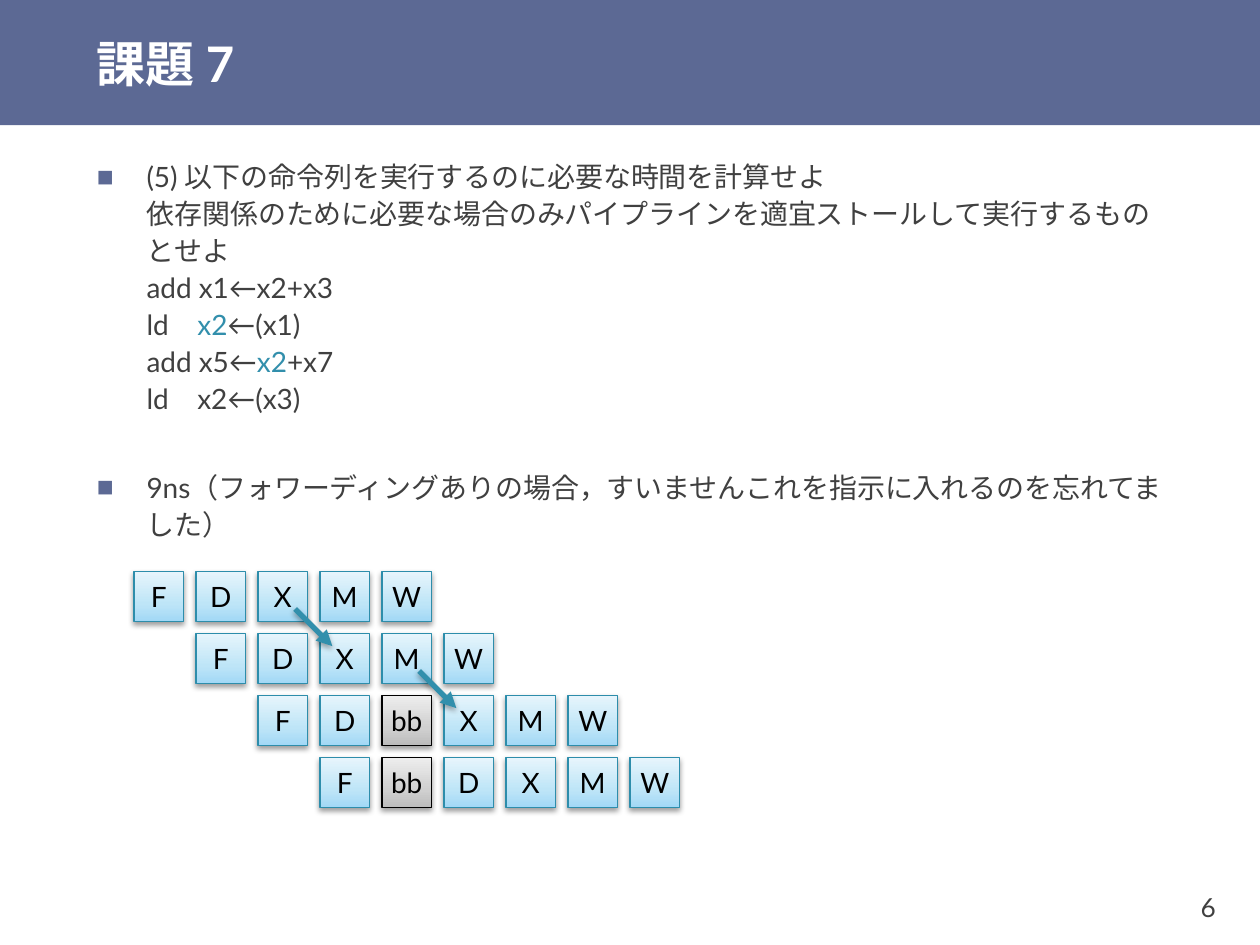
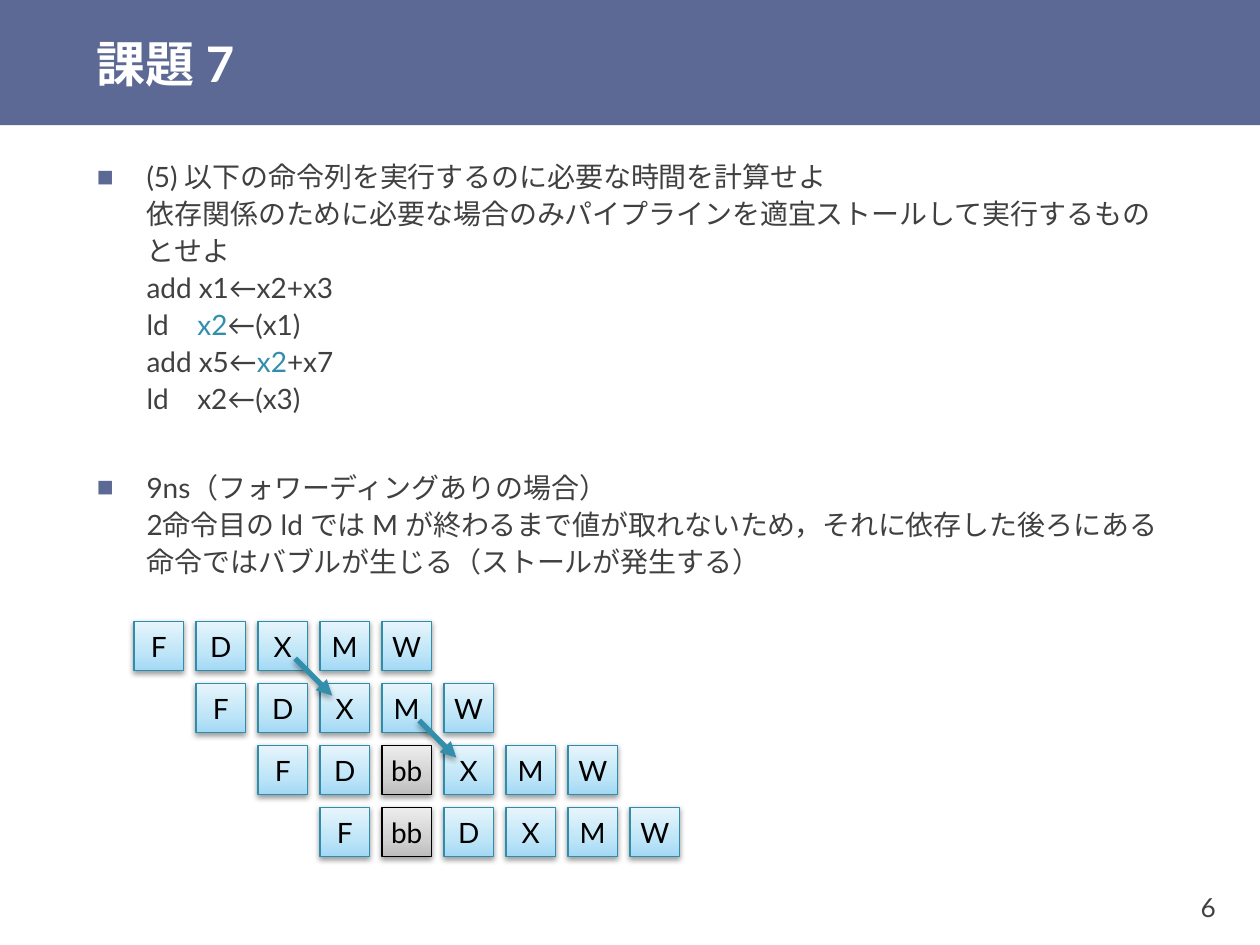
Before and after one commit to shioyadan/otya-computer-architecture-i, a slide deck: slide 6 of cai-shioya-08.pptx. Drawn at 1260x945 pixels with LibreOffice and Linux fonts; fonts in the diff are those of the drawing. Boxes give left, top, right and bottom in pixels: in the first picture for what was removed or moved away, otherwise in the second. Text is boxed around its words. In the diff, an @@ line names an element or a change of style, - is before the commit and + after.

Commit message:
課題７(5) 解説に少し加筆

```diff
--- a/cai-shioya-08.pptx
+++ b/cai-shioya-08.pptx
@@ text at box(147, 474, 1157, 575): text changed @@
-■ 9ns（フォワーディングありの場合，すいませんこれを指示に入れるのを忘れてました）
+■ 9ns（フォワーディングありの場合）
+  2命令目の ld では M が終わるまで値が取れないため，それに依存した後ろにある命令ではバブルが生じる（ストールが発生する）
@@ 22 rectangles, 2 arrows: place and size @@
-22 rectangles, 2 arrows at box(134, 572, 679, 806)
+22 rectangles, 2 arrows at box(134, 621, 679, 857)
```
Also in this commit, not shown: 2 other files.
